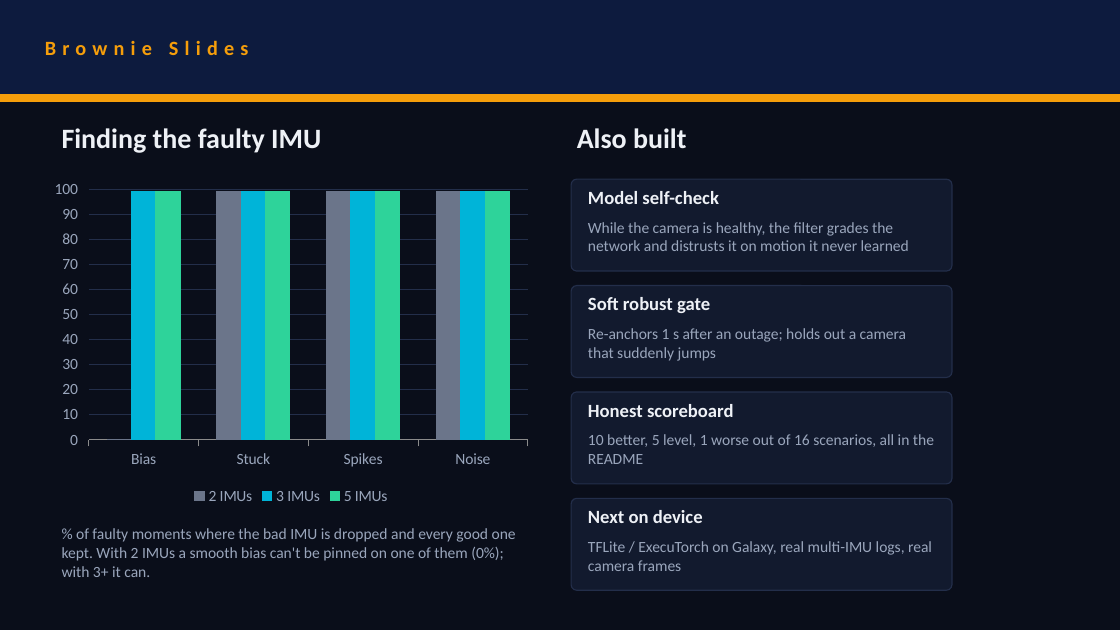
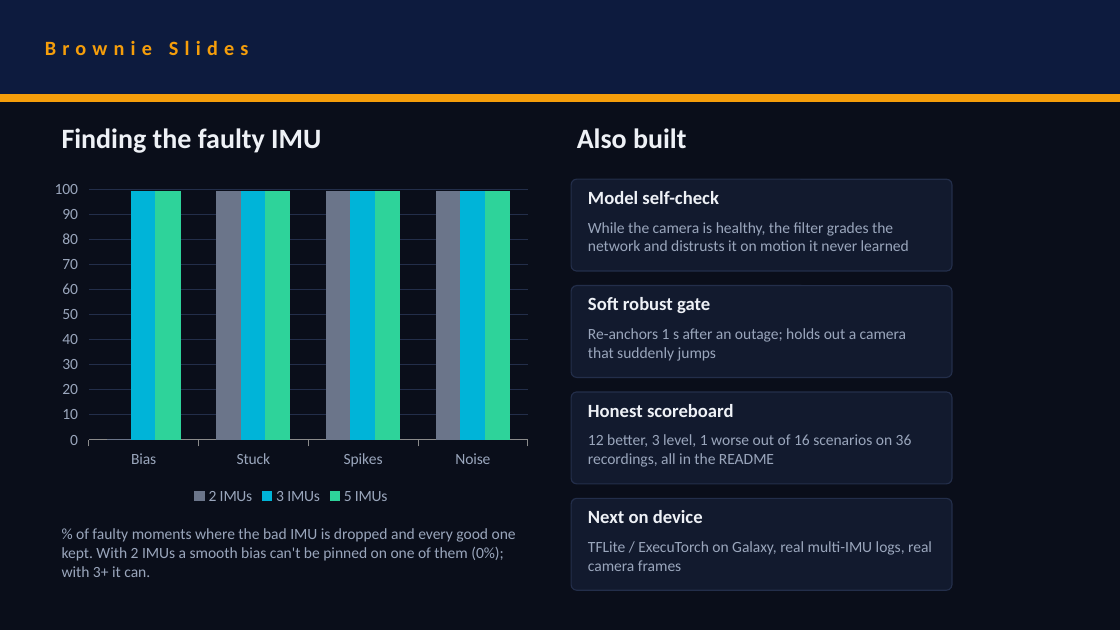
Before and after one commit to rehaanajani/pathfinder-xr, a slide deck: slide 8 of deck/PathFinder_SRMIST_CaliforniaBurrito.pptx. Drawn at 1120x630 pixels with LibreOffice and Linux fonts; fonts in the diff are those of the drawing. Boxes give left, top, right and bottom in pixels: in the first picture for what was removed or moved away, otherwise in the second. Text is boxed around its words. In the diff, an @@ line names an element or a change of style, - is before the commit and + after.

```diff
--- a/deck/PathFinder_SRMIST_CaliforniaBurrito.pptx
+++ b/deck/PathFinder_SRMIST_CaliforniaBurrito.pptx
@@ text at [588,434,912,467]: text changed @@
-10 better, 5 level, 1 worse out of 16 scenarios, all in the README
+12 better, 3 level, 1 worse out of 16 scenarios on 36 recordings, all in the README
```
Also in this commit, not shown: 1 other slide changed, 1 other file.
